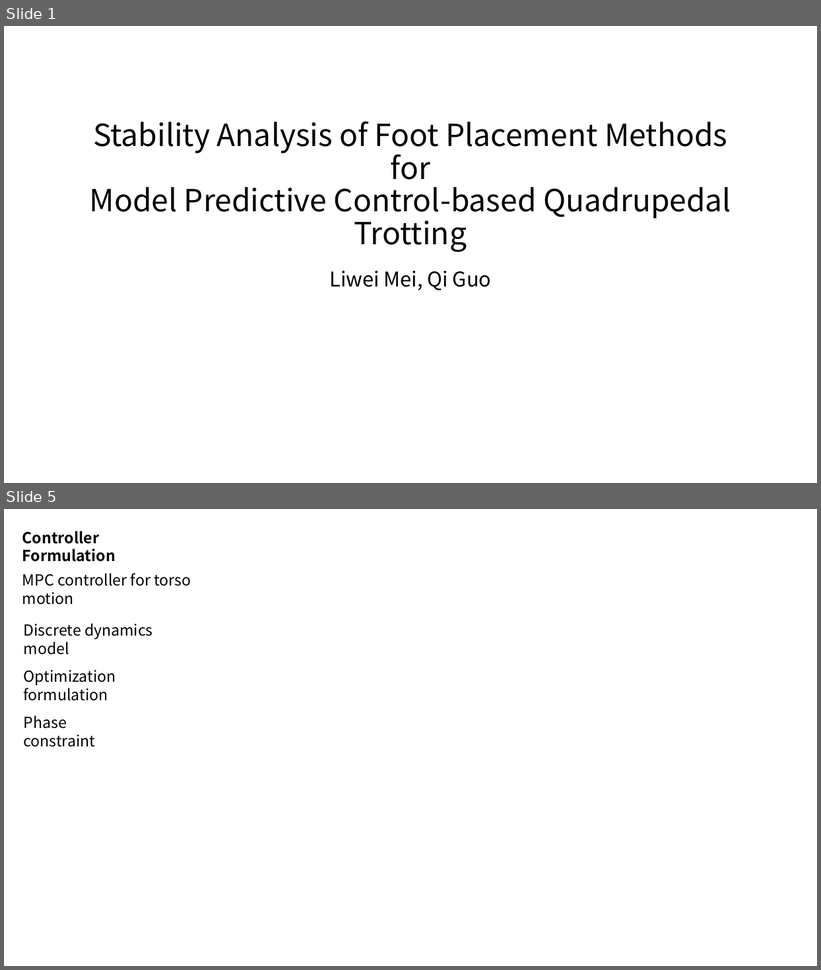
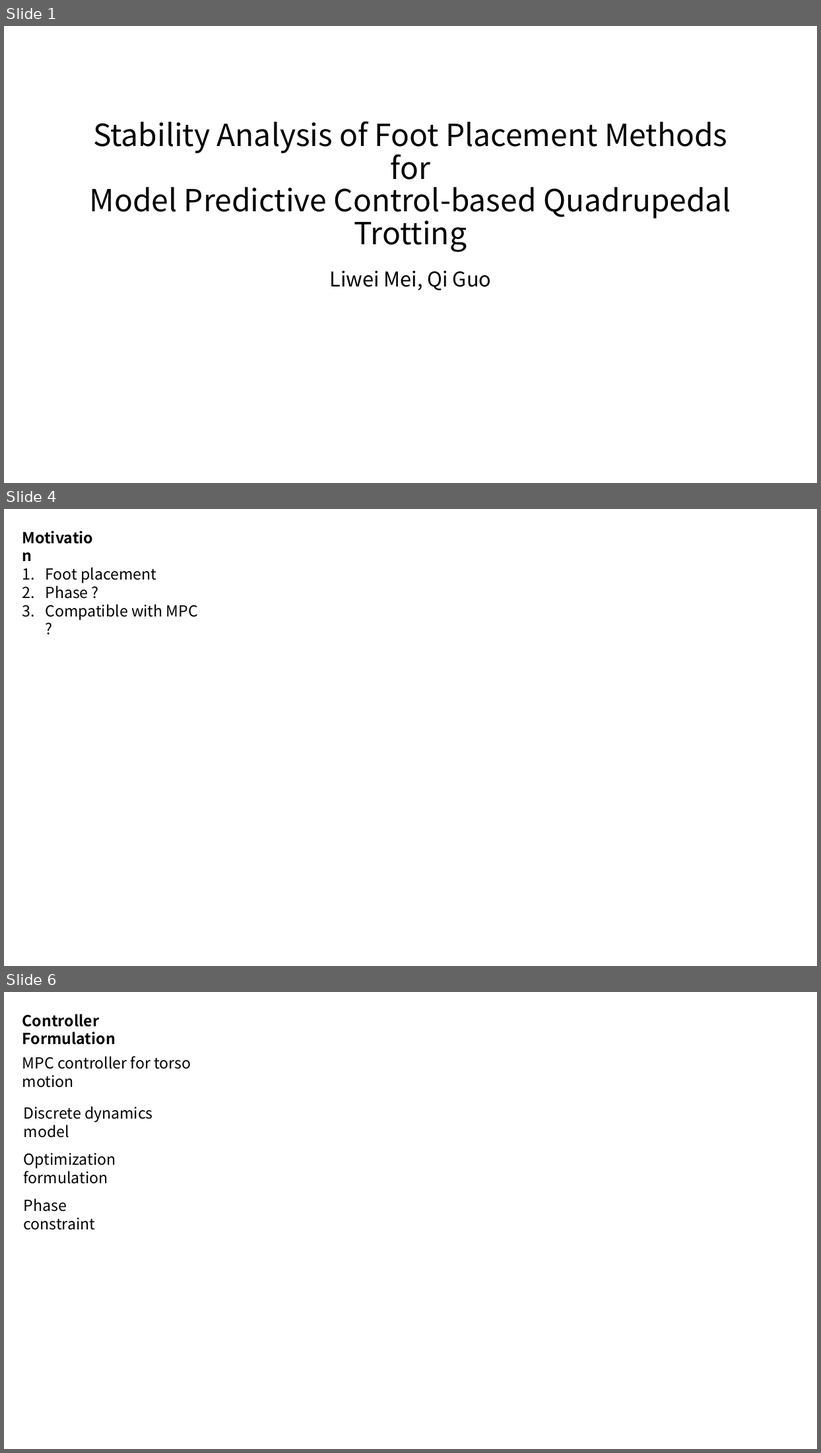
Before and after one commit to Meilili031010/locomotion-dynamics, a slide deck: pre.pptx. Shown one above the other, each under a label of ours: slides 1 and 5 before the commit, slides 1, 4 and 6 after it; the slides between them are not shown. The pictures are 821x970 and 821x1453 pixels, drawn with LibreOffice and Linux fonts; fonts in the diff are those of the drawing. Boxes give left, top, right and bottom in pixels: in the first picture for what was removed or moved away, otherwise in the second. Text is boxed around its words. In the diff, an @@ line names an element or a change of style, - is before the commit and + after.

```diff
--- a/pre.pptx
+++ b/pre.pptx
@@ slide 4 added at [4, 509, 817, 966], background #FFFFFF @@
@@ text added at [16, 525, 105, 550], 18 pt, text #000000, bold @@
+Motivation
@@ text added at [45, 567, 198, 620], 18 pt, text #000000 @@
+1. Foot placement
+2. Phase ?
+3. Compatible with MPC ?
@@ what was slide 5 is now slide 6 @@
```
Also in this commit, not shown: 2 slides changed, 1 other slide added, 1 slide removed.
